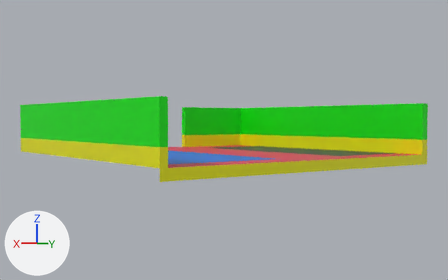
What one commit did to the Blender file Blender/Printer.blend.
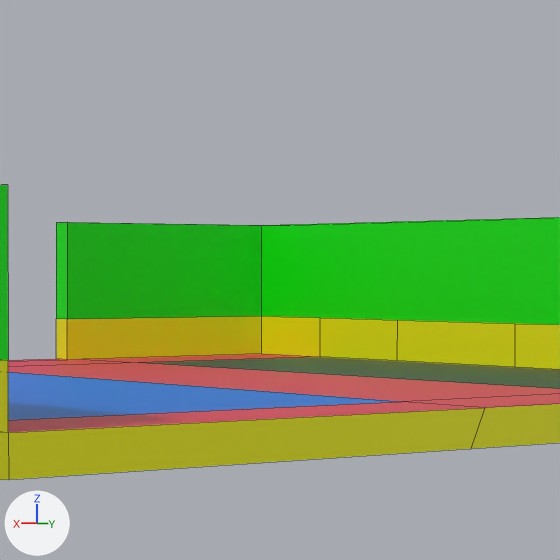
Each version is shown whole from a 50 mm lens placed at (157.4, 199.9, 13.2), pointed at (6.5, -7.2, 5.3), then close up on the part from 37% to 73% of the width and 15% to 73% of the height. The lights are fixed; the arrows at lower left show +X, +Y and +Z. The close-ups show mesh edges as thin lines.

Objects in the first close-up: 'Floor'.
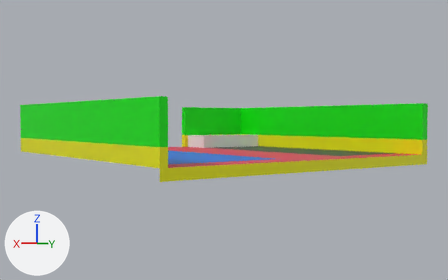
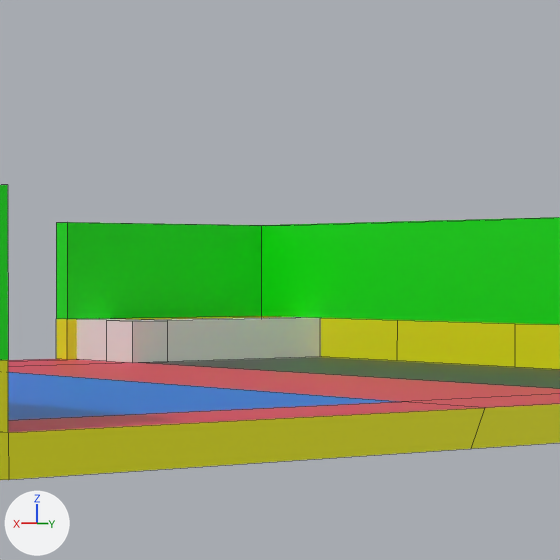
Edits to the scene script, one JSON object a line:
```json
{"block": "me_cube_021", "where": "me_cube_021.from_pydata(...)  # 16 vertices, 14 faces; spans x -48.4..-14.6, y -67.7..-52.5, z 0.0..4.0"}
{"block": "me_cube_021", "where": "# used by ob_table; location = (0.0, 0.0, 0.0)"}
{"block": "me_cube_021", "change": "me_cube_021 part 1"}
{"op": "set", "path": "me_cube_021.vertices[0].co", "old": "(-48.4, -57.1, 0.0)", "new": "(-48.4, -58.1, 0.0)"}
{"op": "set", "path": "me_cube_021.vertices[1].co", "old": "(-48.4, -57.1, 4.0)", "new": "(-48.4, -58.1, 5.9)"}
{"op": "set", "path": "me_cube_021.vertices[2].co", "old": "(-48.4, -52.5, 0.0)", "new": "(-48.4, -51.5, 0.0)"}
{"op": "set", "path": "me_cube_021.vertices[3].co", "old": "(-48.4, -52.5, 4.0)", "new": "(-48.4, -51.5, 5.9)"}
{"op": "set", "path": "me_cube_021.vertices[4].co", "old": "(-14.6, -57.1, 0.0)", "new": "(-13.6, -58.1, 0.0)", "note": "pixel (116, 361) -> pixel (106, 361)"}
{"op": "set", "path": "me_cube_021.vertices[5].co", "old": "(-14.6, -57.1, 4.0)", "new": "(-13.6, -58.1, 5.9)", "note": "not seen -> pixel (106, 320)"}
{"op": "set", "path": "me_cube_021.vertices[6].co", "old": "(-14.6, -52.5, 0.0)", "new": "(-13.6, -51.5, 0.0)", "note": "pixel (134, 362) -> pixel (132, 362)"}
{"op": "set", "path": "me_cube_021.vertices[7].co", "old": "(-14.6, -52.5, 4.0)", "new": "(-13.6, -51.5, 5.9)", "note": "not seen -> pixel (132, 321)"}
{"op": "set", "path": "me_cube_021.vertices[8].co", "old": "(-18.6, -52.5, 4.0)", "new": "(-19.6, -51.5, 5.9)", "note": "not seen -> pixel (167, 320)"}
{"op": "set", "path": "me_cube_021.vertices[9].co", "old": "(-18.6, -52.5, 0.0)", "new": "(-19.6, -51.5, 0.0)", "note": "pixel (157, 361) -> pixel (167, 361)"}
{"op": "set", "path": "me_cube_021.vertices[10].co", "old": "(-18.6, -57.1, 0.0)", "new": "(-19.6, -58.1, 0.0)", "note": "pixel (139, 360) -> not seen"}
{"op": "set", "path": "me_cube_021.vertices[11].co", "old": "(-18.6, -57.1, 4.0)", "new": "(-19.6, -58.1, 5.9)", "note": "not seen -> pixel (141, 319)"}
{"op": "set", "path": "me_cube_021.vertices[12].co", "old": "(-18.6, -67.7, 0.0)", "new": "(-19.6, -67.7, 0.0)"}
{"op": "set", "path": "me_cube_021.vertices[13].co", "old": "(-18.6, -67.7, 4.0)", "new": "(-19.6, -67.7, 5.9)"}
{"op": "set", "path": "me_cube_021.vertices[14].co", "old": "(-14.6, -67.7, 0.0)", "new": "(-13.6, -67.7, 0.0)"}
{"op": "set", "path": "me_cube_021.vertices[15].co", "old": "(-14.6, -67.7, 4.0)", "new": "(-13.6, -67.7, 5.9)"}
{"op": "remove", "block": "ob_table", "code": "ob_table.hide_set(True)"}
```

Location of each change, [x1, y1, x2, y2] in pixels of the close-ups (560 x 560 px):
```json
{"object": "Table", "change": "shown", "after": [77, 317, 321, 363]}
```
